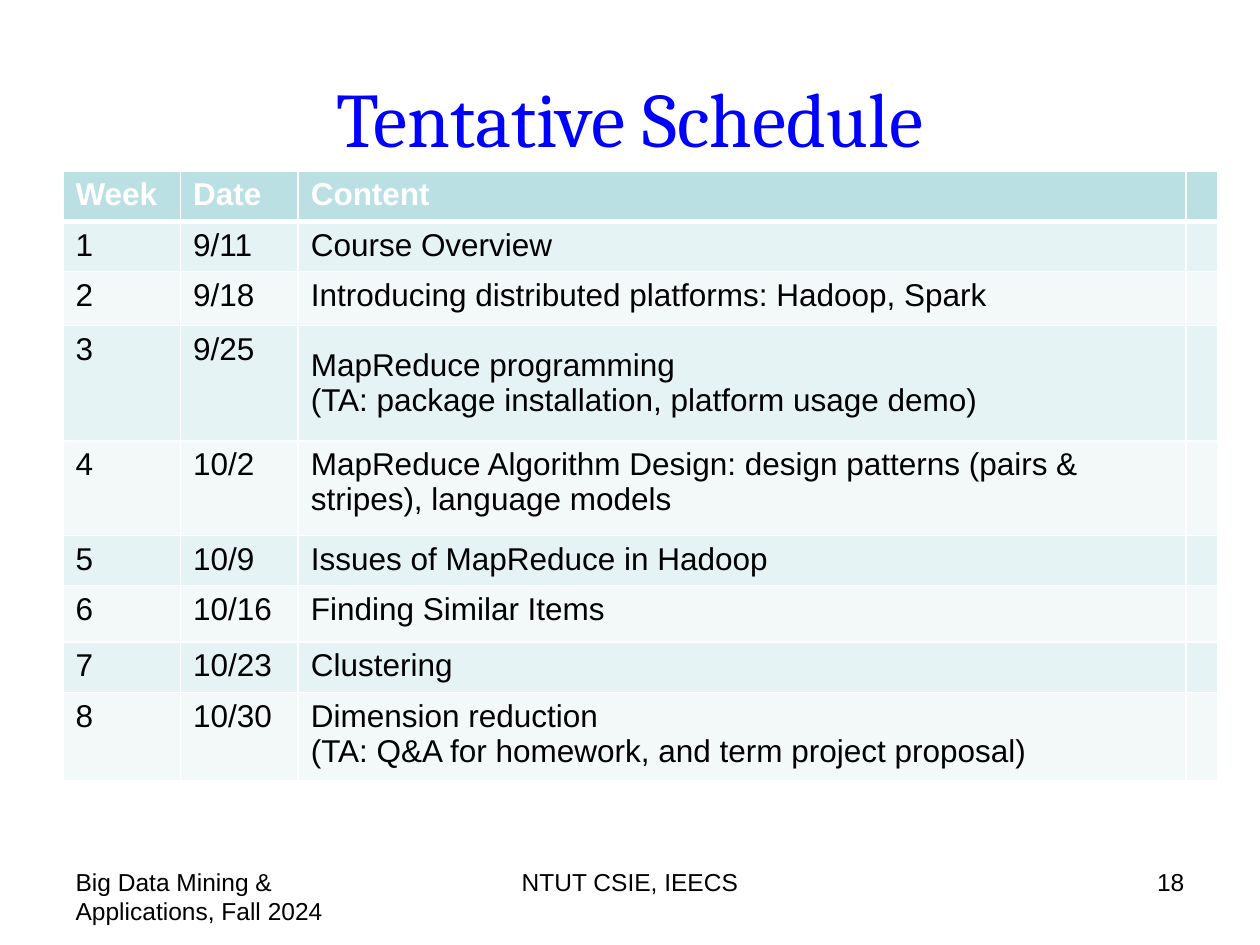
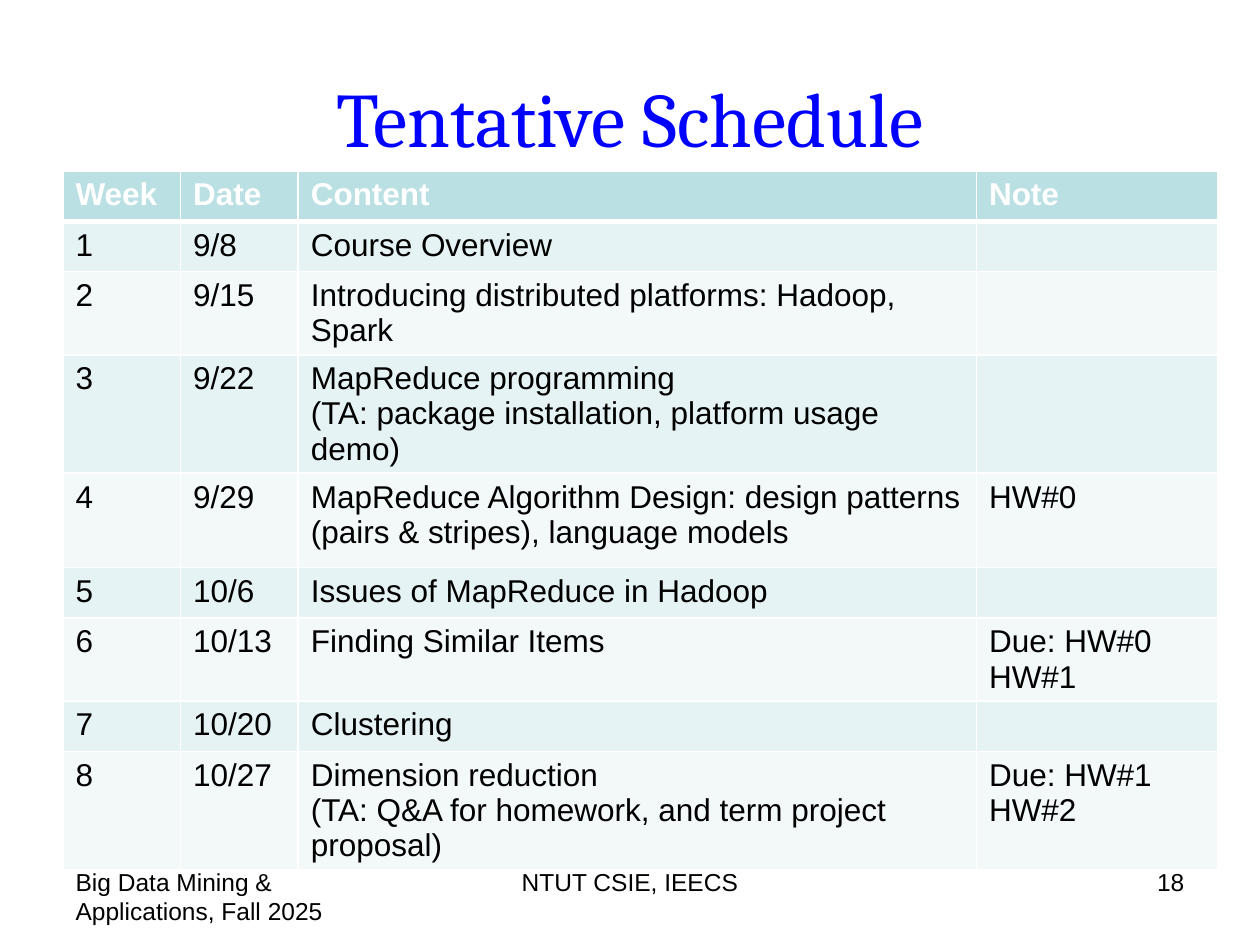
Before and after one commit to chriswjh/chriswjh.github.io, a slide deck: slide 18 of BDM/00-overview.pptx. Drawn at 1260x945 pixels with LibreOffice and Linux fonts; fonts in the diff are those of the drawing. Boxes give left, top, right and bottom in pixels: in the first picture for what was removed or moved away, otherwise in the second. Text is boxed around its words. In the diff, an @@ line names an element or a change of style, - is before the commit and + after.

```diff
--- a/BDM/00-overview.pptx
+++ b/BDM/00-overview.pptx
@@ table at <box>63,171,1217,896</box> @@
-row 1, column 4: 
+row 1, column 4: Note
-row 2, column 2: 9/11
+row 2, column 2: 9/8
-row 3, column 2: 9/18
+row 3, column 2: 9/15
-row 4, column 2: 9/25
+row 4, column 2: 9/22
-row 5, column 2: 10/2
+row 5, column 2: 9/29
-row 5, column 4: 
+row 5, column 4: HW#0
-row 6, column 2: 10/9
+row 6, column 2: 10/6
-row 7, column 2: 10/16
+row 7, column 2: 10/13
-row 7, column 4: 
+row 7, column 4: Due: HW#0 / HW#1
-row 8, column 2: 10/23
+row 8, column 2: 10/20
-row 9, column 2: 10/30
+row 9, column 2: 10/27
-row 9, column 4: 
+row 9, column 4: Due: HW#1 HW#2
@@ text at <box>76,873,323,925</box>: text changed @@
-Big Data Mining & Applications, Fall 2024
+Big Data Mining & Applications, Fall 2025
```
Also in this commit, not shown: 56 other slides changed.
